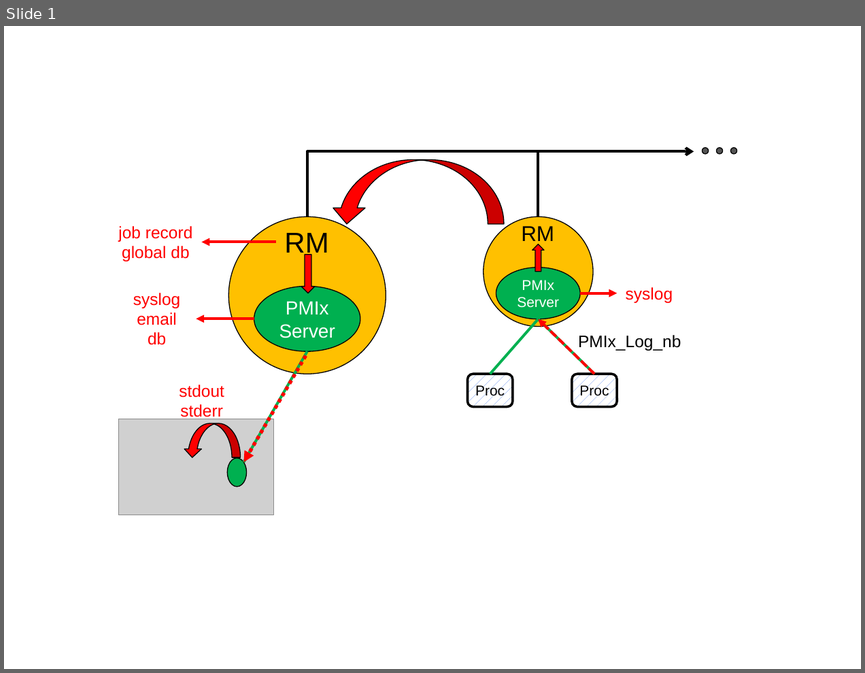
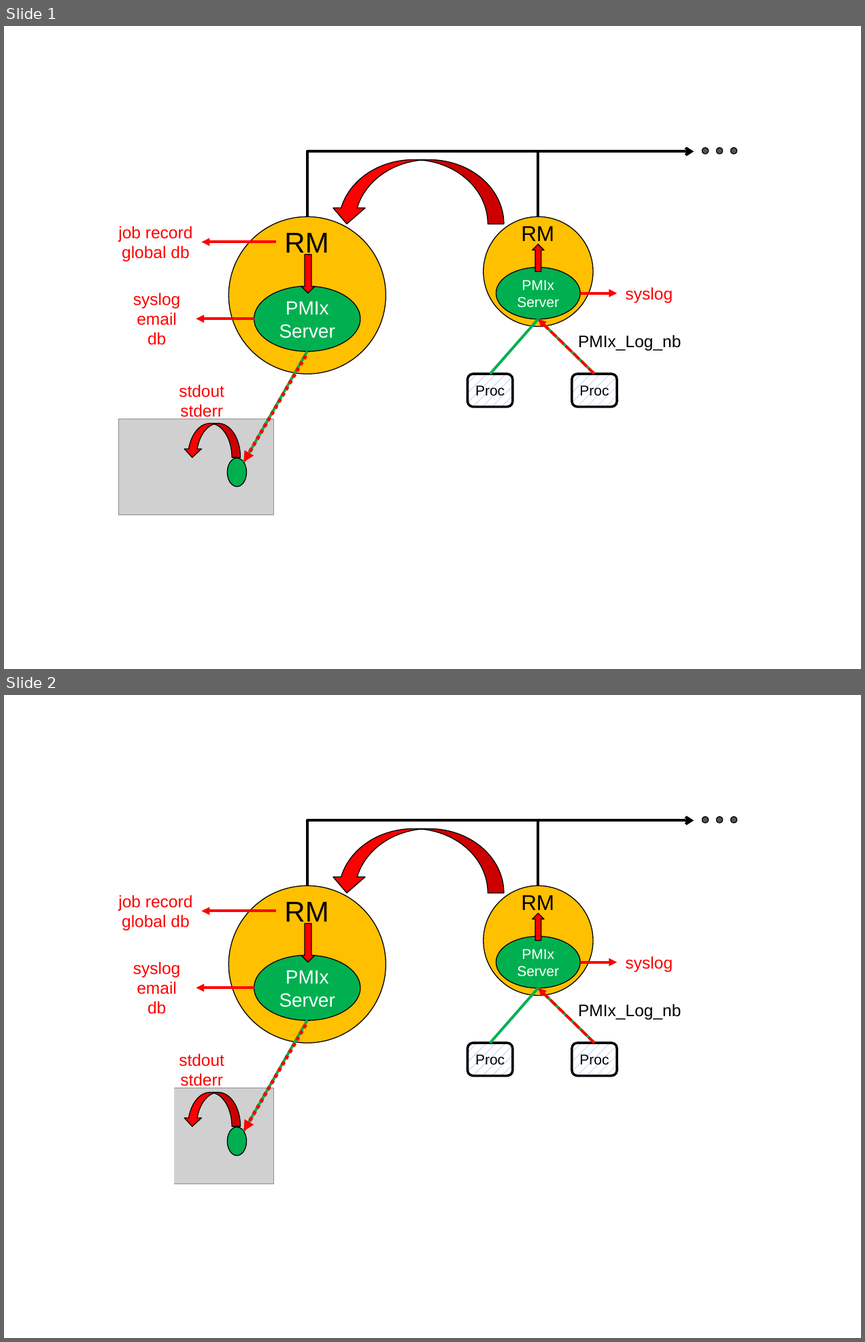
Before and after one commit to pmix/RFCs, a slide deck: images/rfc0032/rfc0032.pptx. Shown one above the other, each under a label of ours: slide 1 before the commit, slides 1 and 2 after it. The pictures are 865x673 and 865x1342 pixels, drawn with LibreOffice and Linux fonts; fonts in the diff are those of the drawing; grey boxes stand for pictures. Boxes give left, top, right and bottom in pixels: in the first picture for what was removed or moved away, otherwise in the second. Text is boxed around its words. In the diff, an @@ line names an element or a change of style, - is before the commit and + after.

```diff
--- a/images/rfc0032/rfc0032.pptx
+++ b/images/rfc0032/rfc0032.pptx
@@ slide 2 added at <box>4,695,861,1338</box>, background #FFFFFF @@
@@ ellipse added at <box>702,817,708,823</box>, fill #555555, outline #000000 0.75 pt @@
@@ ellipse added at <box>716,817,722,823</box>, fill #555555, outline #000000 0.75 pt @@
@@ ellipse added at <box>730,817,736,823</box>, fill #555555, outline #000000 0.75 pt @@
@@ elbow arrow added from (307, 885) to (694, 820), #000000 2.25 pt @@
@@ curved down arrow added at <box>330,829,504,893</box>, fill #FF0000, outline #000000 0.75 pt @@
@@ line added from (538, 820) to (538, 885), #000000 2.25 pt @@
@@ text added at <box>118,895,193,930</box>, 14 pt, text #FF0000 @@
+job record
+global db
@@ ellipse added at <box>228,885,385,1042</box>, fill #FFC000, outline #000000 0.75 pt @@
@@ ellipse added at <box>483,885,593,995</box>, fill #FFC000, outline #000000 0.75 pt @@
@@ text added at <box>521,895,554,914</box>, 18 pt, text #000000 @@
+RM
@@ arrow added from (277, 911) to (202, 911), #FF0000 2.25 pt @@
@@ text added at <box>284,902,328,928</box>, 24 pt, text #000000 @@
+RM
@@ down arrow added at <box>532,913,544,941</box>, fill #FF0000, outline #000000 0.75 pt @@
@@ down arrow added at <box>301,923,315,962</box>, fill #FF0000, outline #000000 0.75 pt @@
@@ ellipse added at <box>496,936,580,987</box>, fill #00B050, outline #000000 0.75 pt, 12 pt, text #FFFFFF @@
+PMIx
+Server
@@ ellipse added at <box>254,955,360,1020</box>, fill #00B050, outline #000000 0.75 pt, 16 pt, text #FFFFFF @@
+PMIx
+Server
@@ text added at <box>626,956,673,972</box>, 14 pt, text #FF0000 @@
+syslog
@@ text added at <box>133,962,181,1014</box>, 14 pt, text #FF0000 @@
+syslog
+email
+db
@@ arrow added from (580, 962) to (617, 962), #FF0000 2.25 pt @@
@@ arrow added from (254, 987) to (196, 987), #FF0000 2.25 pt @@
@@ line added from (538, 988) to (490, 1043), #00B050 2.25 pt @@
@@ line added from (538, 988) to (594, 1043), #00B050 2.25 pt @@
@@ arrow added from (594, 1043) to (538, 988), #FF0000 2.25 pt dashed @@
@@ line added from (244, 1131) to (307, 1021), #00B050 2.25 pt @@
@@ text added at <box>578,1004,681,1019</box>, 14 pt, text #000000 @@
+PMIx_Log_nb
@@ arrow added from (306, 1025) to (244, 1131), #FF0000 3 pt dashed @@
@@ text added at <box>179,1053,224,1089</box>, 14 pt, text #FF0000 @@
+stdout
+stderr
@@ rounded rectangle added at <box>468,1043,513,1075</box>, fill pattern #5B87F2 on #FFFFFF, outline #000000 2 pt, 12 pt, text #000000 @@
+Proc
@@ rounded rectangle added at <box>572,1043,617,1075</box>, fill pattern #5B87F2 on #FFFFFF, outline #000000 2 pt, 12 pt, text #000000 @@
+Proc
@@ rectangle added at <box>109,1080,173,1198</box>, fill #FFFFFF @@
@@ picture added at <box>119,1087,274,1183</box> @@
@@ curved down arrow added at <box>184,1091,241,1126</box>, fill #FF0000, outline #000000 0.75 pt @@
@@ ellipse added at <box>228,1127,247,1155</box>, fill #00B050, outline #000000 0.75 pt @@
```
Also in this commit, not shown: 1 other file.
